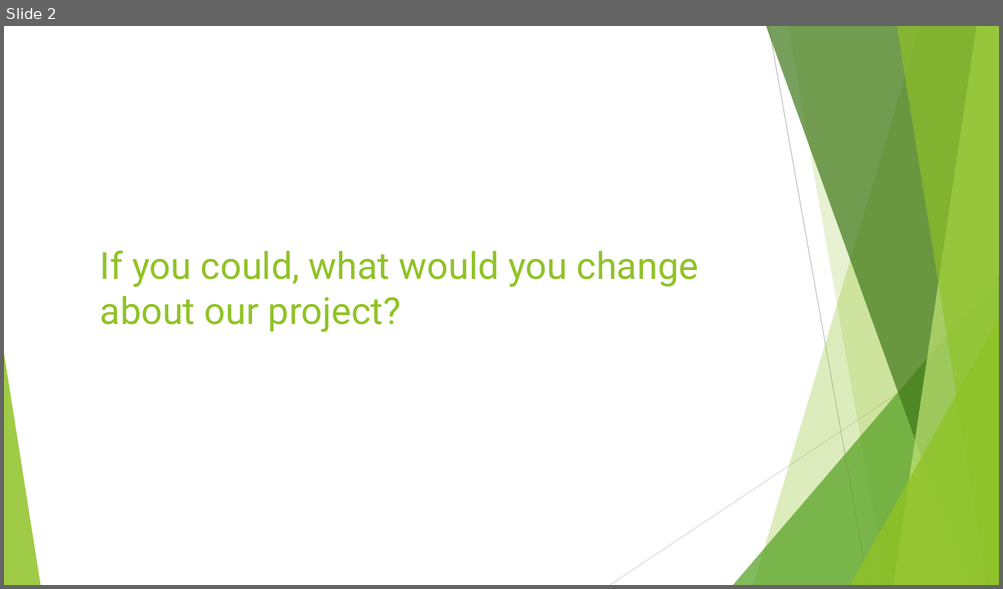
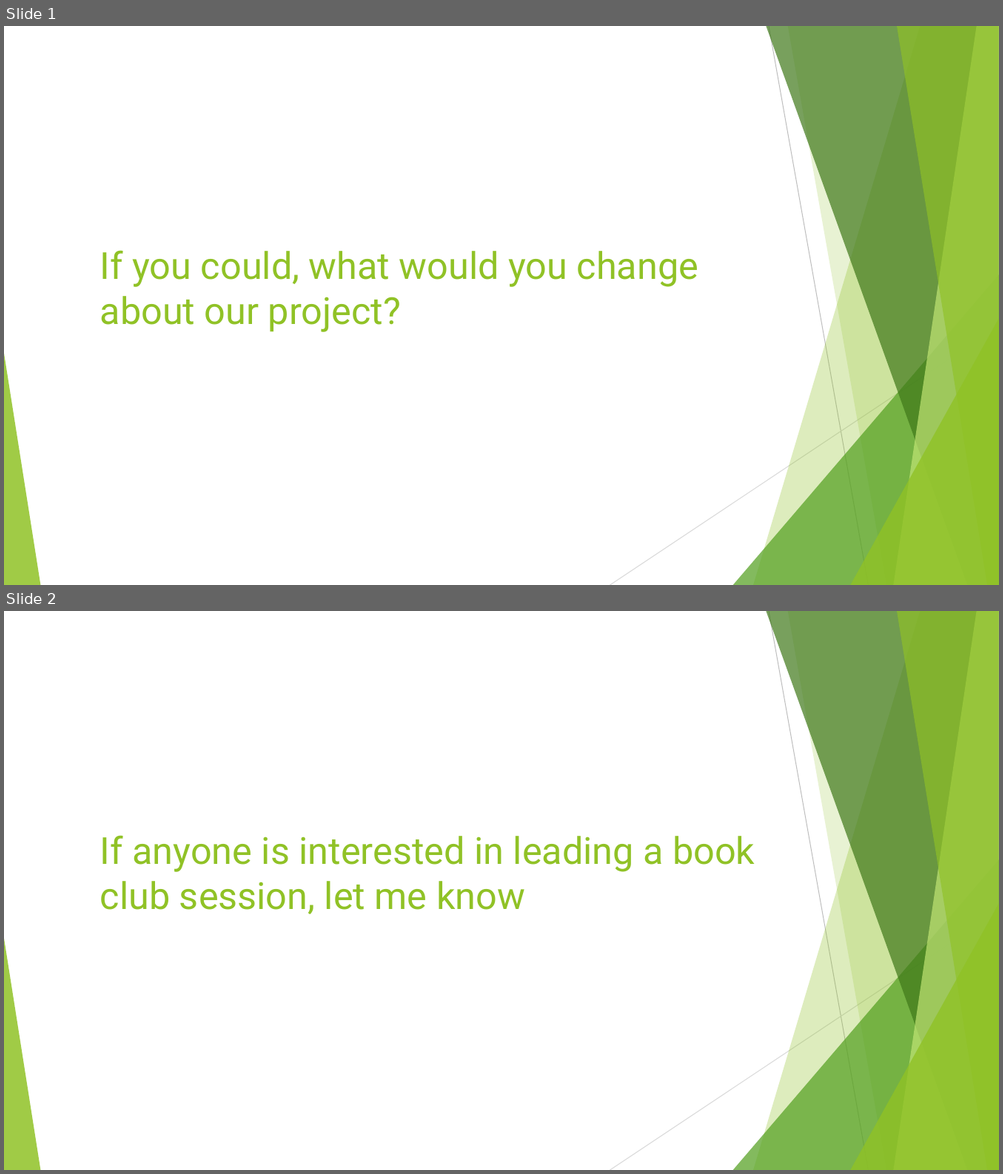
Before and after one commit to cmelende/Design-Patterns, a slide deck: Notes/Powerpoints/Flyweight.pptx. Shown one above the other, each under a label of ours: slide 2 before the commit, slides 1 and 2 after it. The pictures are 1003x589 and 1003x1174 pixels, drawn with LibreOffice and Linux fonts; fonts in the diff are those of the drawing. Boxes give left, top, right and bottom in pixels: in the first picture for what was removed or moved away, otherwise in the second. Text is boxed around its words. In the diff, an @@ line names an element or a change of style, - is before the commit and + after.

```diff
--- a/Notes/Powerpoints/Flyweight.pptx
+++ b/Notes/Powerpoints/Flyweight.pptx
@@ slide 2 added at (4,611,999,1170), background #FFFFFF; not listed: 10 template elements that a slide beside it also shows @@
@@ title added at (100,835,754,914), 36 pt, text #90C226 @@
+If anyone is interested in leading a book club session, let me know
@@ what was slide 2 is now slide 1 @@
```
Also in this commit, not shown: 1 slide changed, 14 other files.
